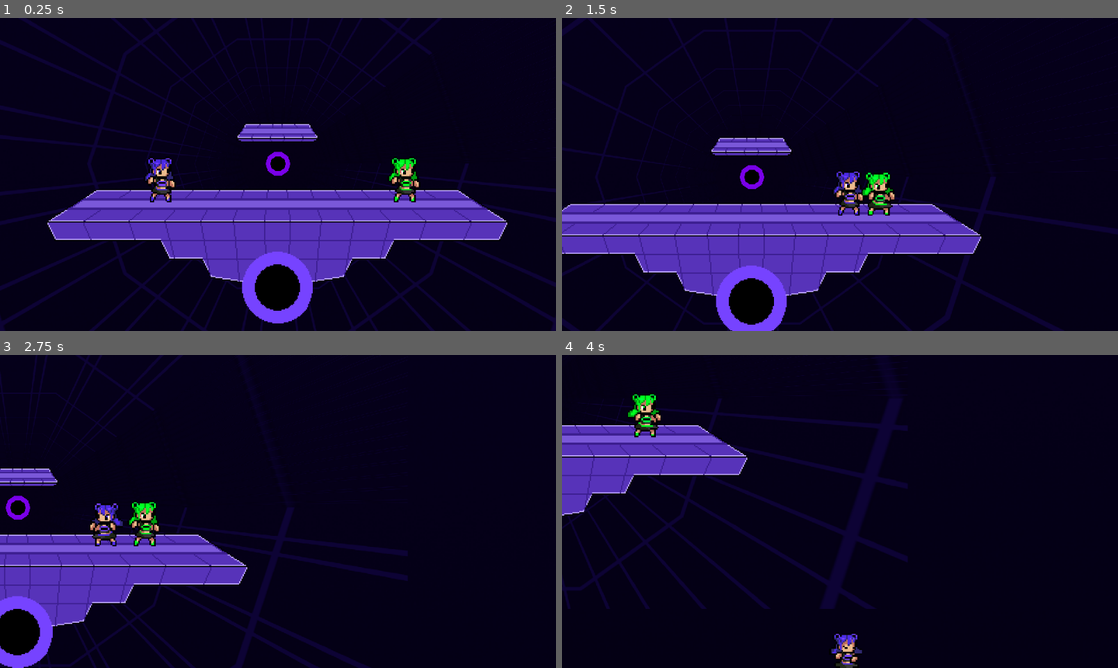
Above: before the commit, frames 1-4 (two rows, left to right).
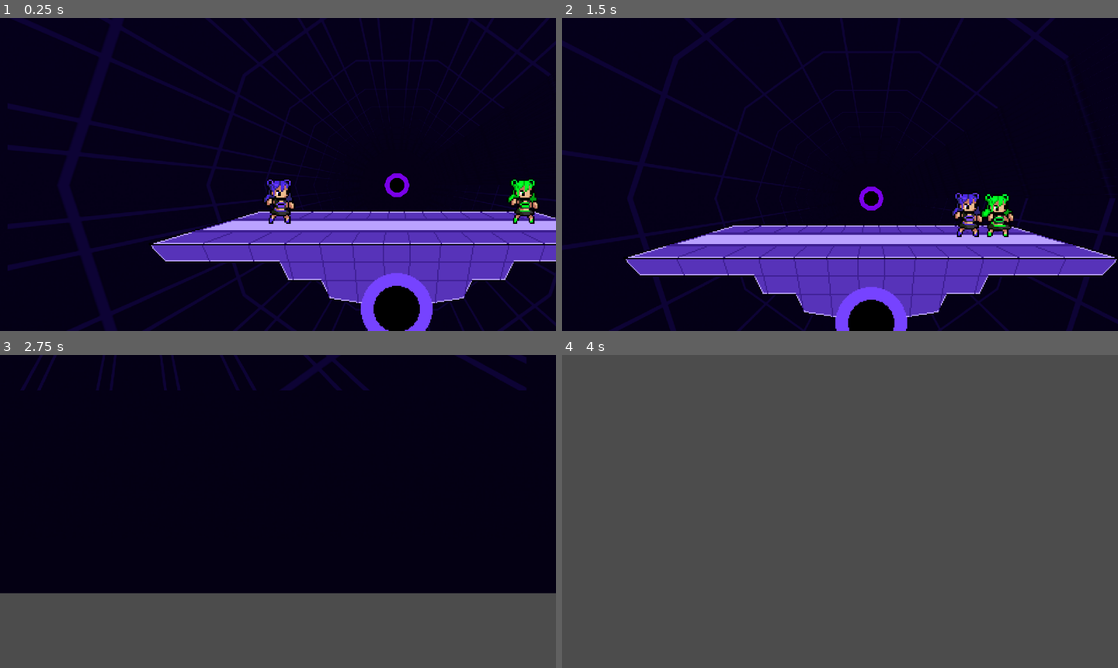
Above: after the commit, the same moments.

Repository: Logn35/SmashBox
Game: Godot game, scene res://Stages/Test Stage.tscn
Two runs of this game, one before a commit and one after it. Both use one fixed random seed, a clock stepped at 60 frames per second and the inputs below.
Inputs:
- Up to frame 1 (0.25 s): no input
- Up to frame 2 (1.5 s): hold D (moveRight) from 0.53 s (still down); tap Space (Jump) at 0.77 s
- Up to frame 3 (2.75 s): tap Space (Jump) at 1.52 s; release D (moveRight) at 2.03 s; hold A (moveLeft) from 2.03 s (still down)
- Up to frame 4 (4 s): release A (moveLeft) at 2.78 s; hold D (moveRight) from 2.78 s (still down); tap Space (Jump) at 3.02, 3.77 s

The runs differ from the first frame. In frame 1, 31% of the frame differs, in the area x 0-100%, y 0-100%; in frame 2, 28%; in frame 3, 35%; in frame 4, 100%.

Commit message:
Edited the stage sprite + removed platform

Diff:
--- a/Actors/TestCharacter.tscn
+++ b/Actors/TestCharacter.tscn
@@ -23,14 +23,14 @@
 "name": "Jump",
 "speed": 10.0
 }, {
+"frames": [ ExtResource( 3 ), ExtResource( 1 ), ExtResource( 5 ), ExtResource( 4 ) ],
+"loop": true,
+"name": "Idle",
+"speed": 5.0
+}, {
 "frames": [ ExtResource( 6 ), ExtResource( 7 ) ],
 "loop": false,
 "name": "Fall",
-"speed": 5.0
-}, {
-"frames": [ ExtResource( 3 ), ExtResource( 1 ), ExtResource( 5 ), ExtResource( 4 ) ],
-"loop": true,
-"name": "Idle",
 "speed": 5.0
 } ]
 
@@ -50,7 +50,6 @@
 [node name="Character Sprite" type="AnimatedSprite" parent="."]
 frames = SubResource( 1 )
 animation = "Idle"
-frame = 3
 playing = true
 
 [node name="CollisionMask" type="CollisionShape2D" parent="."]
--- a/Actors/TestCharacter2.tscn
+++ b/Actors/TestCharacter2.tscn
@@ -23,14 +23,14 @@
 "name": "Jump",
 "speed": 10.0
 }, {
+"frames": [ ExtResource( 3 ), ExtResource( 1 ), ExtResource( 5 ), ExtResource( 4 ) ],
+"loop": true,
+"name": "Idle",
+"speed": 5.0
+}, {
 "frames": [ ExtResource( 8 ), ExtResource( 6 ) ],
 "loop": false,
 "name": "Fall",
-"speed": 5.0
-}, {
-"frames": [ ExtResource( 3 ), ExtResource( 1 ), ExtResource( 5 ), ExtResource( 4 ) ],
-"loop": true,
-"name": "Idle",
 "speed": 5.0
 } ]
 
@@ -48,6 +48,7 @@
 [node name="Character Sprite" type="AnimatedSprite" parent="."]
 frames = SubResource( 1 )
 animation = "Idle"
+frame = 3
 playing = true
 
 [node name="CollisionMask" type="CollisionShape2D" parent="."]
--- a/Stages/Test Stage.tscn
+++ b/Stages/Test Stage.tscn
@@ -15,20 +15,8 @@
 [ext_resource path="res://Actors/TestCharacter2.tscn" type="PackedScene" id=13]
 [ext_resource path="res://scripts/player 2.gd" type="Script" id=14]
 
-[sub_resource type="RectangleShape2D" id=1]
-extents = Vector2( 62.1823, 7.70822 )
-
 [node name="Test Stage" type="Node2D"]
 script = ExtResource( 8 )
-
-[node name="StaticBody2D" type="StaticBody2D" parent="."]
-position = Vector2( 481, 273 )
-scale = Vector2( 1.00104, 1.0037 )
-
-[node name="CollisionShape2D" type="CollisionShape2D" parent="StaticBody2D"]
-position = Vector2( -0.165924, -69.0209 )
-shape = SubResource( 1 )
-one_way_collision = true
 
 [node name="3d Background" parent="." instance=ExtResource( 11 )]
 transparent_bg = true
@@ -44,14 +32,14 @@
 scale = Vector2( 0.679684, 0.671373 )
 texture = ExtResource( 10 )
 
+[node name="SolidTiles" parent="." instance=ExtResource( 1 )]
+position = Vector2( 0, 1 )
+cell_size = Vector2( 32, 32 )
+tile_data = PoolIntArray( 655365, 4, 0, 655366, 0, 0, 655367, 0, 0, 655368, 0, 0, 655369, 0, 0, 655370, 0, 0, 655371, 0, 0, 655372, 0, 0, 655373, 0, 0, 655374, 0, 0, 655375, 0, 0, 655376, 0, 0, 655377, 0, 0, 655378, 0, 0, 655379, 0, 0, 655380, 0, 0, 655381, 0, 0, 655382, 0, 0, 655383, 0, 0, 655384, 3, 0, 720903, 4, 0, 720904, 0, 0, 720905, 0, 0, 720906, 0, 0, 720907, 0, 0, 720908, 0, 0, 720909, 0, 0, 720910, 0, 0, 720911, 0, 0, 720912, 0, 0, 720913, 0, 0, 720914, 0, 0, 720915, 0, 0, 720916, 0, 0, 720917, 0, 0, 720918, 3, 0, 786441, 4, 0, 786442, 0, 0, 786443, 0, 0, 786444, 0, 0, 786445, 0, 0, 786446, 0, 0, 786447, 0, 0, 786448, 0, 0, 786449, 0, 0, 786450, 0, 0, 786451, 0, 0, 786452, 3, 0, 851979, 4, 0, 851980, 0, 0, 851981, 0, 0, 851982, 0, 0, 851983, 0, 0, 851984, 0, 0, 851985, 0, 0, 851986, 3, 0 )
+
 [node name="Test Stage Background" type="Sprite" parent="."]
 position = Vector2( 480, 273 )
 texture = ExtResource( 9 )
-
-[node name="SolidTiles" parent="." instance=ExtResource( 1 )]
-position = Vector2( 0, 1 )
-cell_size = Vector2( 32, 32 )
-tile_data = PoolIntArray( 655364, 4, 0, 655365, 0, 0, 655366, 0, 0, 655367, 0, 0, 655368, 0, 0, 655369, 0, 0, 655370, 0, 0, 655371, 0, 0, 655372, 0, 0, 655373, 0, 0, 655374, 0, 0, 655375, 0, 0, 655376, 0, 0, 655377, 0, 0, 655378, 0, 0, 655379, 0, 0, 655380, 0, 0, 655381, 0, 0, 655382, 0, 0, 655383, 0, 0, 655384, 0, 0, 655385, 3, 0, 720901, 4, 0, 720902, 0, 0, 720903, 0, 0, 720904, 0, 0, 720905, 0, 0, 720906, 0, 0, 720907, 0, 0, 720908, 0, 0, 720909, 0, 0, 720910, 0, 0, 720911, 0, 0, 720912, 0, 0, 720913, 0, 0, 720914, 0, 0, 720915, 0, 0, 720916, 0, 0, 720917, 0, 0, 720918, 0, 0, 720919, 0, 0, 720920, 3, 0, 786441, 4, 0, 786442, 0, 0, 786443, 0, 0, 786444, 0, 0, 786445, 0, 0, 786446, 0, 0, 786447, 0, 0, 786448, 0, 0, 786449, 0, 0, 786450, 0, 0, 786451, 0, 0, 786452, 3, 0, 851979, 4, 0, 851980, 0, 0, 851981, 0, 0, 851982, 0, 0, 851983, 0, 0, 851984, 0, 0, 851985, 0, 0, 851986, 3, 0 )
 
 [node name="Platform Block" parent="." instance=ExtResource( 3 )]
 visible = false
@@ -106,7 +94,7 @@
 scale = Vector2( 1.3, 1.3 )
 
 [node name="Camera2D2" type="Camera2D" parent="TestCharacter"]
-position = Vector2( 156.362, 30.9207 )
+position = Vector2( -1.65236, 2.44978 )
 current = true
 drag_margin_h_enabled = true
 drag_margin_v_enabled = true
Binary file changed: Assets/Sprites/Stages/Test Stage Background.png
Binary file changed: Assets/Sprites/Stages/Test Stage Foreground+Back.png
Binary file changed: Assets/Sprites/Stages/Test Stage Foreground.png
Not shown: 1 places in Stages/Test Stage.tscn that only renumber resources
